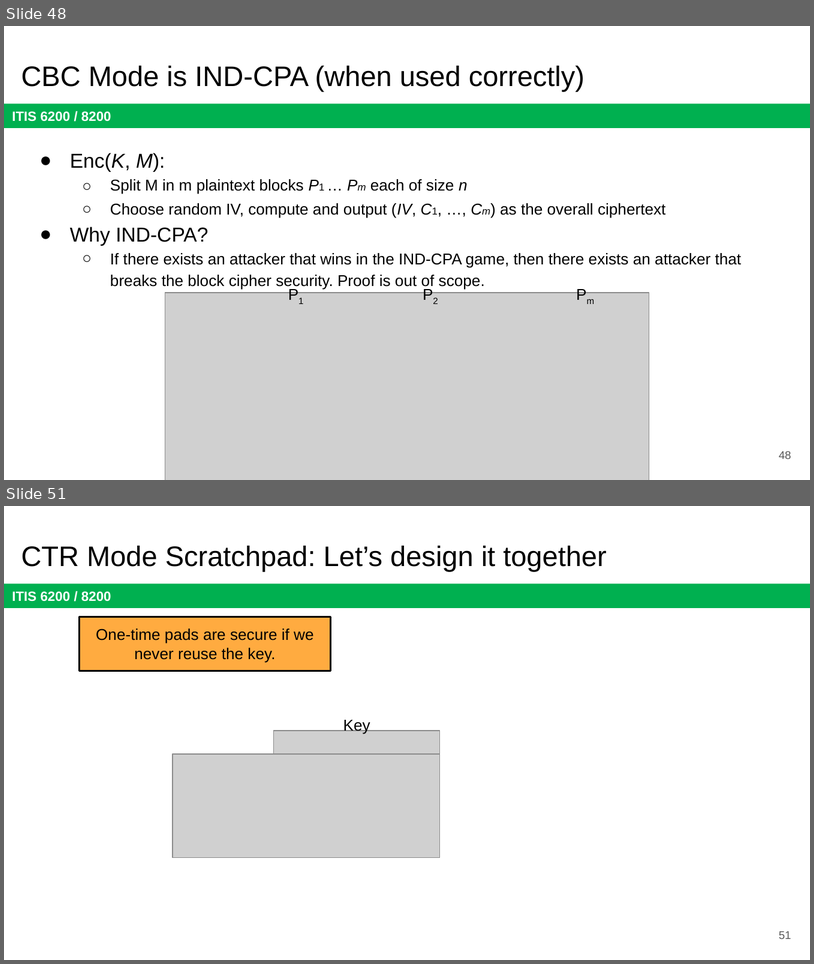
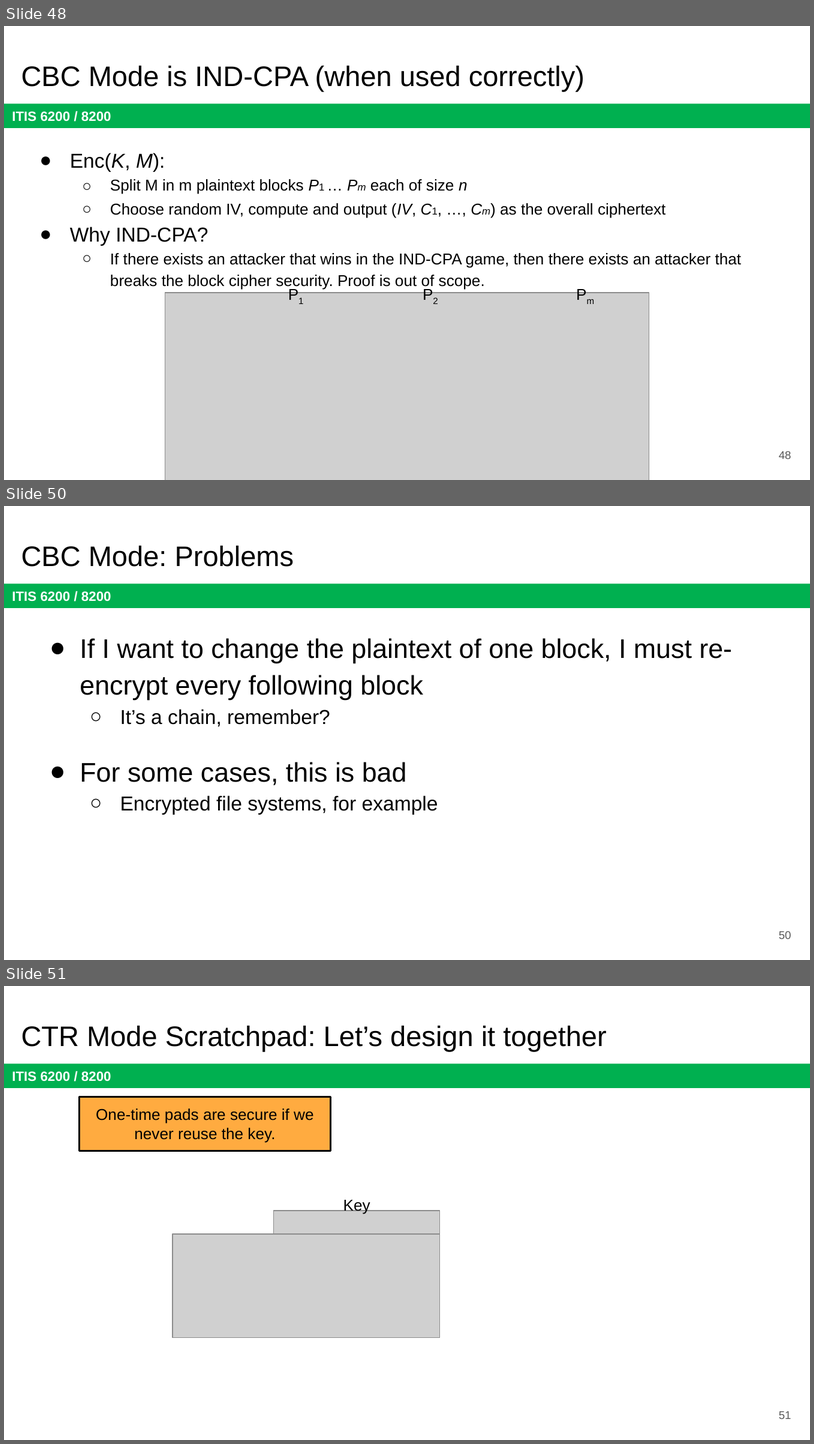
Before and after one commit to jx5c/github.io, a slide deck: teaching/ITIS6200/2023fa/lectures/lec03.pptx. Shown one above the other, each under a label of ours: slides 48 and 51 before the commit, slides 48, 50 and 51 after it; the slides between them are not shown. The pictures are 814x964 and 814x1444 pixels, drawn with LibreOffice and Linux fonts; fonts in the diff are those of the drawing; grey boxes stand for pictures. Boxes give left, top, right and bottom in pixels: in the first picture for what was removed or moved away, otherwise in the second. Text is boxed around its words. In the diff, an @@ line names an element or a change of style, - is before the commit and + after.

```diff
--- a/teaching/ITIS6200/2023fa/lectures/lec03.pptx
+++ b/teaching/ITIS6200/2023fa/lectures/lec03.pptx
@@ slide 50 added at [4, 506, 810, 960], background #FFFFFF; not listed: 1 template element that a slide beside it also shows @@
@@ title added at [21, 546, 294, 567], 25.2 pt, text #000000 @@
+CBC Mode: Problems
@@ text added at [80, 638, 732, 814], 24 pt, text #000000 @@
+● If I want to change the plaintext of one block, I must re-encrypt every following block
+  ○ It’s a chain, remember?
+● For some cases, this is bad
+  ○ Encrypted file systems, for example
@@ page number added at [779, 931, 792, 939], 10 pt, text #595959 @@
+50
```
Also in this commit, not shown: 3 slides changed, 1 slide removed, 1 other file.
